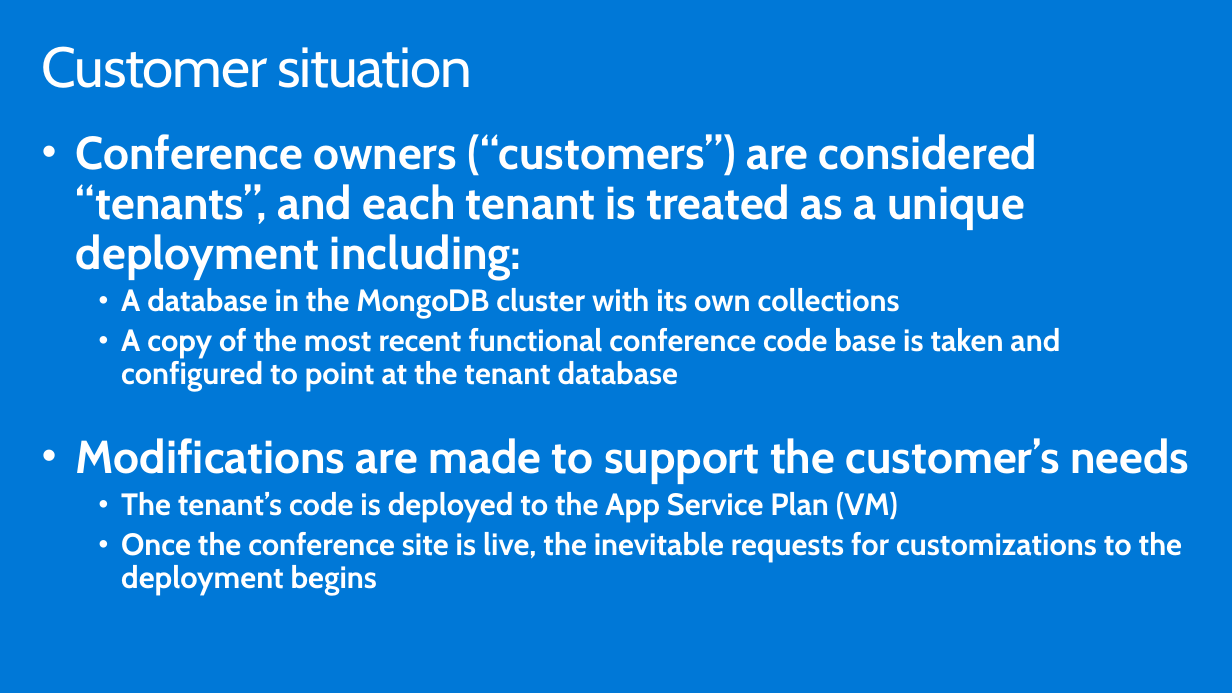
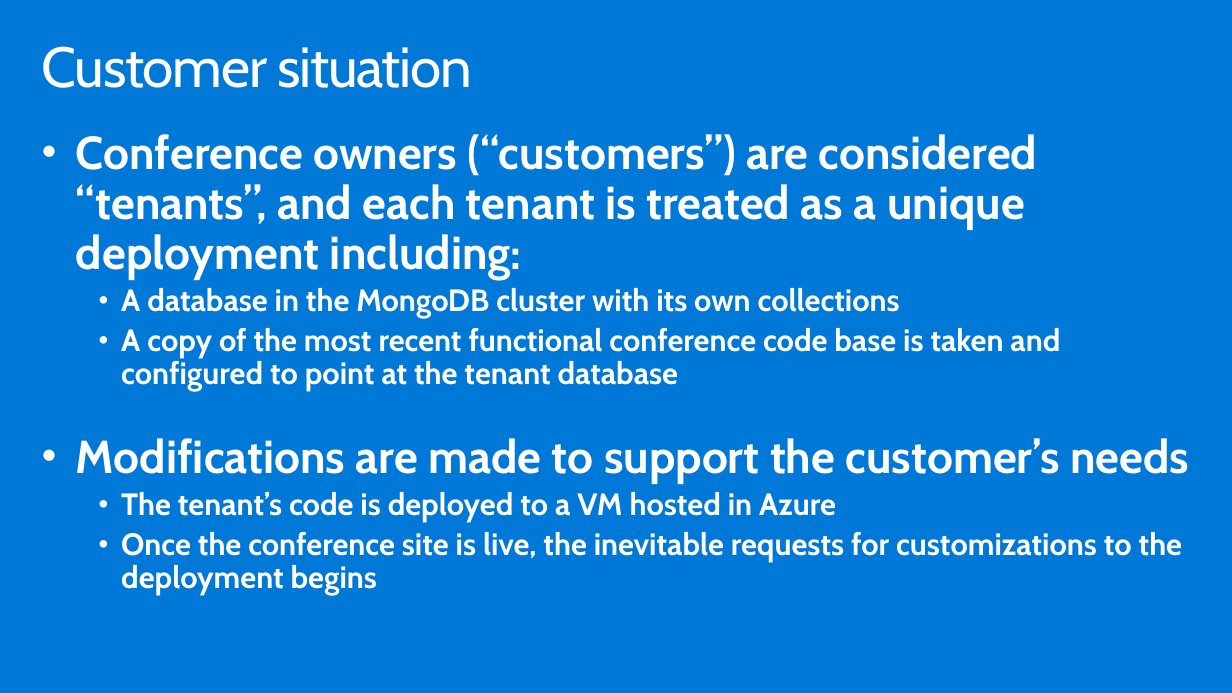
Before and after one commit to yaoshixin007/MCW-Containers-and-DevOps, a slide deck: slide 8 of Whiteboard design session/WDS trainer presentation - Containers and DevOps.pptx. Drawn at 1232x693 pixels with LibreOffice and Linux fonts; fonts in the diff are those of the drawing. Boxes give left, top, right and bottom in pixels: in the first picture for what was removed or moved away, otherwise in the second. Text is boxed around its words. In the diff, an @@ line names an element or a change of style, - is before the commit and + after.

Commit message:
Updating web app hosting to VMs in Azure.

```diff
--- a/Whiteboard design session/WDS trainer presentation - Containers and DevOps.pptx
+++ b/Whiteboard design session/WDS trainer presentation - Containers and DevOps.pptx
@@ text at <box>121,492,836,522</box>: text changed @@
-    • The tenant’s code is deployed to the App Service Plan (VM)
+    • The tenant’s code is deployed to a VM hosted in Azure
```
Also in this commit, not shown: 1 other slide changed, 2 other files.
